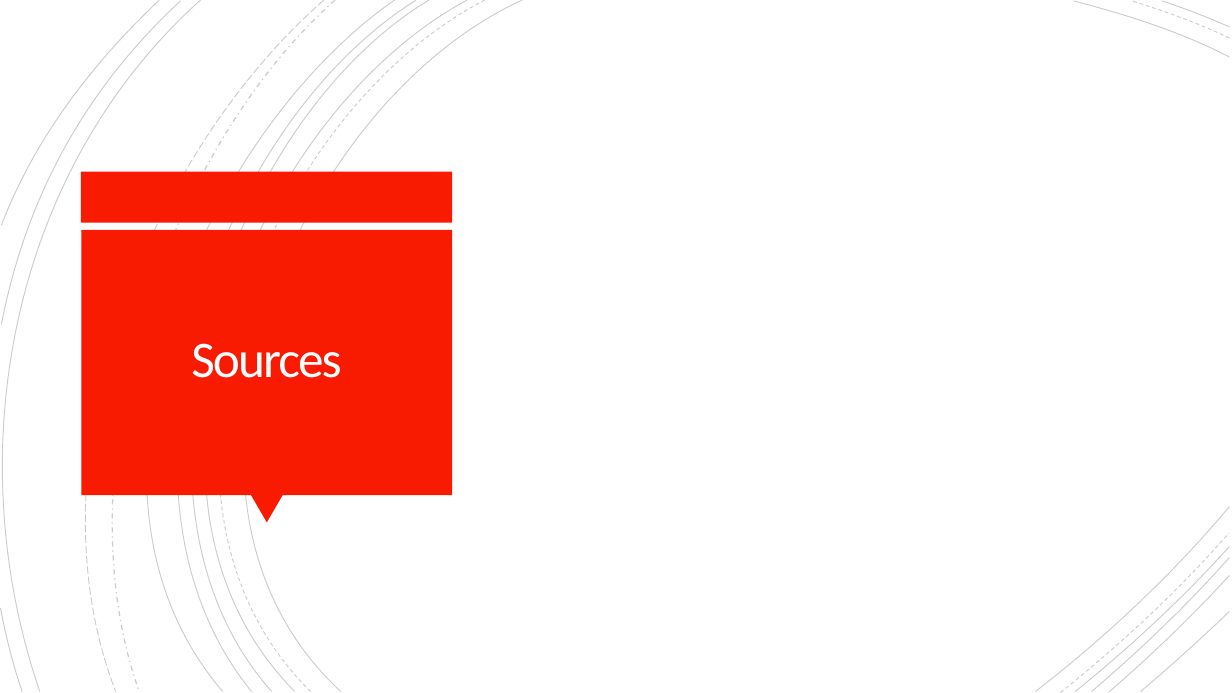
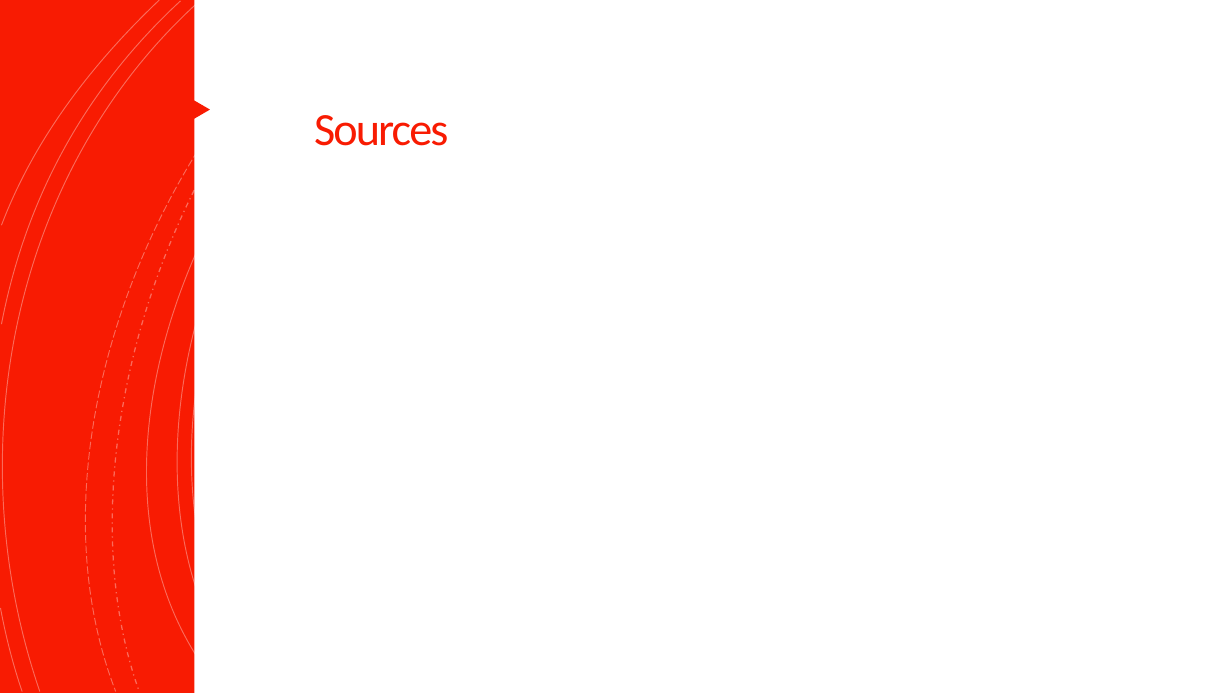
Before and after one commit to cnagbim/Data-Management-Final-Project-Agbim, a slide deck: slide 18 of writing_literature_present/final_presentation.pptx (slide 17 before the commit). Drawn at 1232x693 pixels with LibreOffice and Linux fonts; fonts in the diff are those of the drawing. Boxes give left, top, right and bottom in pixels: in the first picture for what was removed or moved away, otherwise in the second. Text is boxed around its words. In the diff, an @@ line names an element or a change of style, - is before the commit and + after.

```diff
--- a/writing_literature_present/final_presentation.pptx
+++ b/writing_literature_present/final_presentation.pptx
@@ rectangle added at [0,0,1232,693], fill #F81B02 @@
@@ group added at [0,0,1230,693]: 16 freeform shapes @@
@@ rectangle added at [194,0,1232,693], fill #FFFFFF @@
@@ title "Sources": place and size @@
-title "Sources" at [191,343,341,378]
+title "Sources" at [314,115,448,146]
@@ title "Sources" at [314,115,448,146]: size 40 to 36 pt, text colour #FFFEFF to #F81B02; alignment centre to left; vertical alignment middle to top @@
@@ triangle added at [184,94,210,124], fill #F81B02 @@
@@ rectangle removed at [81,172,453,223] @@
@@ rectangle removed at [81,230,452,495] @@
@@ triangle removed at [250,495,283,523] @@
@@ group removed at [1036,506,1230,692]: 5 freeform shapes @@
```
Also in this commit, not shown: 3 other slides changed, 2 slides added, 2 slides removed, 1 other file.
